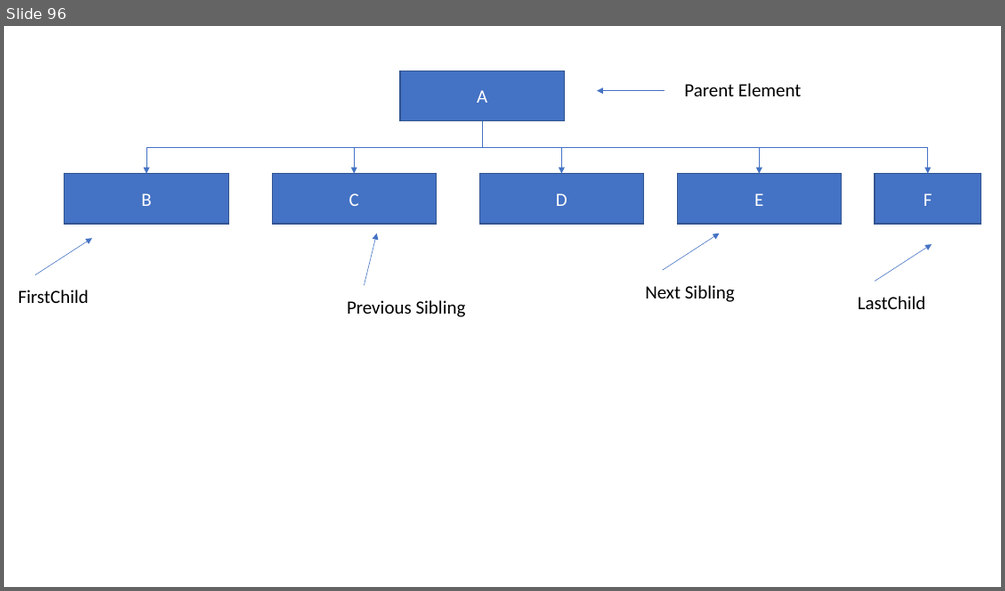
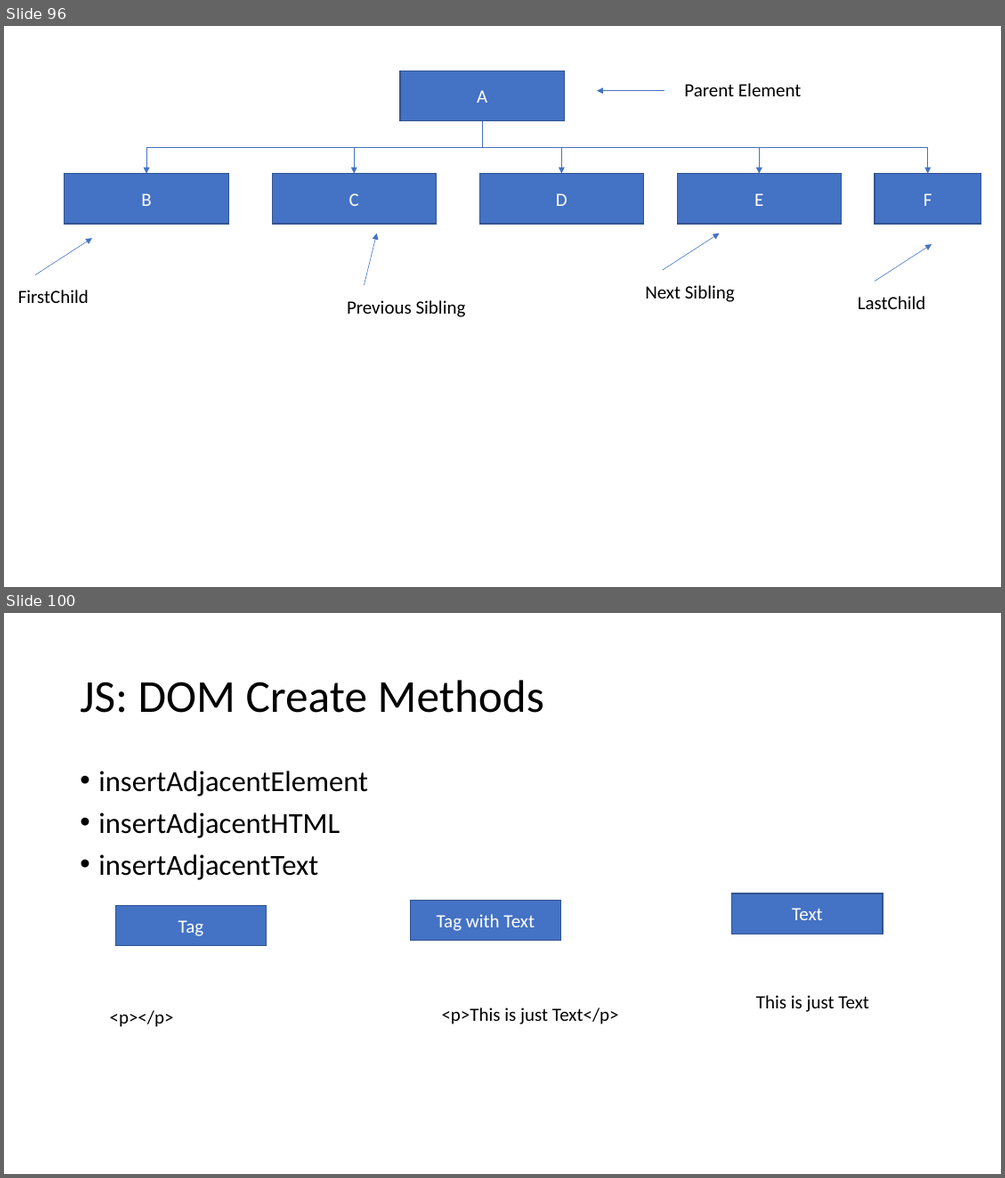
Before and after one commit to PiyushChaturvedii/Batch04, a slide deck: JavaScript.pptx. Shown one above the other, each under a label of ours: slide 96 before the commit, slides 96 and 100 after it; the slides between them are not shown. The pictures are 1005x591 and 1005x1178 pixels, drawn with LibreOffice and Linux fonts; fonts in the diff are those of the drawing. Boxes give left, top, right and bottom in pixels: in the first picture for what was removed or moved away, otherwise in the second. Text is boxed around its words. In the diff, an @@ line names an element or a change of style, - is before the commit and + after.

```diff
--- a/JavaScript.pptx
+++ b/JavaScript.pptx
@@ slide 100 added at (4,613,1001,1174), background #FFFFFF @@
@@ title added at (80,680,544,713), 44 pt, text #000000 @@
+JS: DOM Create Methods
@@ text added at (98,771,368,880), 28 pt, text #000000 @@
+• insertAdjacentElement
+• insertAdjacentHTML
+• insertAdjacentText
@@ rectangle added at (115,906,266,946), fill #4472C4, outline #325491 1 pt, 18 pt, text #FFFFFF @@
+Tag
@@ rectangle added at (410,900,560,941), fill #4472C4, outline #325491 1 pt, 18 pt, text #FFFFFF @@
+Tag with Text
@@ rectangle added at (732,893,882,933), fill #4472C4, outline #325491 1 pt, 18 pt, text #FFFFFF @@
+Text
@@ text added at (110,1010,174,1027), 18 pt, text #000000 @@
+<p></p>
@@ text added at (442,1007,619,1024), 18 pt, text #000000 @@
+<p>This is just Text</p>
@@ text added at (756,995,869,1012), 18 pt, text #000000 @@
+This is just Text
```
Also in this commit, not shown: 4 other slides added, 3 other files.
